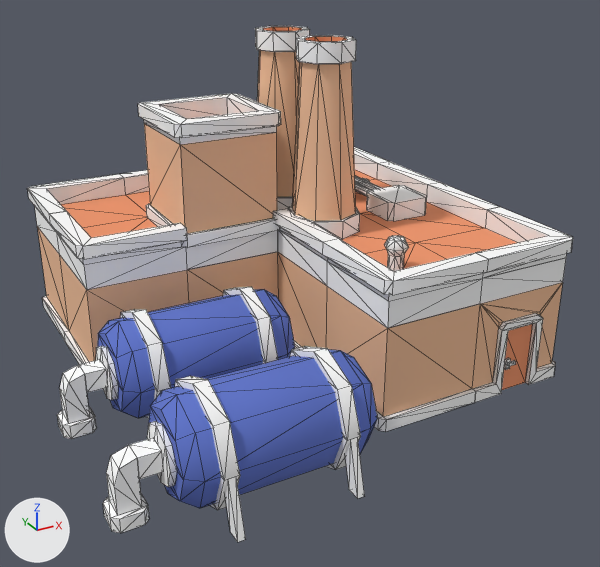
Renders of the glTF model assets/kenney/cityindustrial/building-c.glb from each side of a commit.
Camera for both pictures: a camera (50 mm lens) standing at (-1.3, -2.94, 1.66) and looking at (0.15, -0.31, 0.35). The axes (+X, +Y, +Z) are drawn at lower left. The lights are the same throughout. The older version comes first. Mesh edges are drawn as thin lines. Vertices at exactly the same position are counted once.

Before the edit, the objects in view are built like this:
```python
me_building_c = bpy.data.meshes.new('building-c')
me_building_c.from_pydata(...)  # 1183 vertices, 1778 faces; spans x -0.84..1.03, y -1.2..0.91, z 0.0..1.25
me_building_c.materials.append(mat_colormap)
ob_building_c = bpy.data.objects.new('building-c', me_building_c)
ob_building_c.location = (0.0, 0.0, 0.0)
```
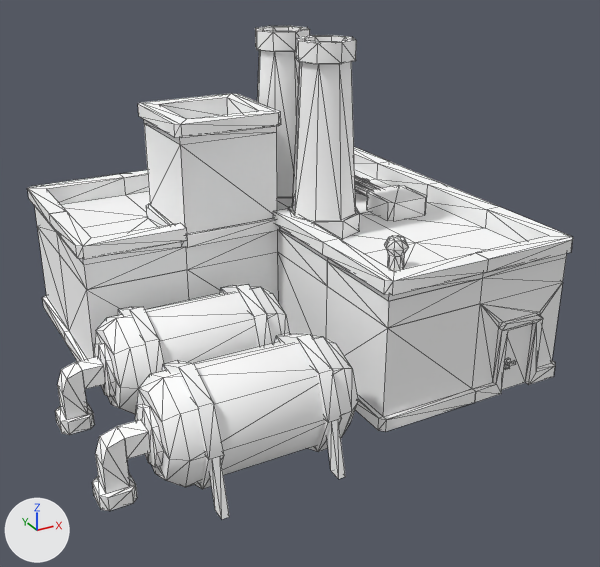
The newer file is also turned or shifted as a whole; pictures and numbers use the older file's frame.

The edits, one by one:
Material 'colormap.011' (mat_colormap_011) is new.
Its base color is (1.0, 1.0, 1.0) (white #ffffff).
Its roughness is 1.0.
me_building_c is used by ob_building_c; location (0.0, 0.0, 0.0).
me_building_c had 1183 vertices, 1778 faces and spanned x -0.84..1.03, y -1.2..0.91, z 0.0..1.25.
me_building_c now has 1151 vertices, 1778 faces and spans x -0.84..1.03, y -1.08..0.91, z 0.0..1.25.
me_building_c part 1: the loose piece of 16 vertices spanning x -0.55..-0.5, y -0.6..-0.18, z 0.0..0.42 is moved by (0.0, 0.03, 0.0), in mat_colormap_011 (white #ffffff).
me_building_c part 2: the loose piece of 16 vertices spanning x -0.14..-0.09, y -0.6..-0.18, z 0.0..0.42 is moved by (0.0, 0.03, 0.0), in mat_colormap_011 (white #ffffff).
me_building_c part 3: the loose piece of 16 vertices spanning x -0.67..-0.65, y -0.49..-0.29, z 0.11..0.31 is moved by (0.0, 0.03, 0.0), in mat_colormap_011 (white #ffffff).
me_building_c part 4: the loose piece of 32 vertices spanning x -0.84..-0.67, y -0.45..-0.33, z 0.02..0.25 is moved by (0.0, 0.03, 0.0), in mat_colormap_011 (white #ffffff).
me_building_c part 5: the loose piece of 16 vertices spanning x -0.55..-0.5, y -1.15..-0.73, z 0.0..0.42 is moved by (0.0, 0.11, 0.0), in mat_colormap_011 (white #ffffff).
me_building_c part 6: the loose piece of 16 vertices spanning x -0.14..-0.09, y -1.15..-0.73, z 0.0..0.42 is moved by (0.0, 0.11, 0.0), in mat_colormap_011 (white #ffffff).
me_building_c part 7: the loose piece of 8 vertices spanning x -0.54..-0.51, y -1.2..-1.1, z 0.02..0.21 is moved by (0.0, 0.11, 0.0), in mat_colormap_011 (white #ffffff).
me_building_c part 8: the loose piece of 8 vertices spanning x -0.13..-0.11, y -1.2..-1.1, z 0.02..0.21 is moved by (0.0, 0.11, 0.0), in mat_colormap_011 (white #ffffff).
me_building_c part 9: the loose piece of 32 vertices spanning x -0.65..0.01, y -0.58..-0.2, z 0.02..0.39 is moved by (0.0, 0.03, 0.0), in mat_colormap_011 (white #ffffff).
me_building_c part 10: the loose piece of 32 vertices spanning x -0.65..0.01, y -1.13..-0.75, z 0.02..0.39 is copied, and the copy is moved by (0.0, 0.11, 0.0), in mat_colormap_011 (white #ffffff); it spans x -0.65..0.01, y -1.01..-0.64, z 0.02..0.39.
me_building_c part 11: 5 vertices moved from x -0.65..-0.6, y -1.07..-0.81, z 0.31..0.39 to x -0.67..-0.65, y -0.9..-0.83, z 0.14..0.31; 99 vertices removed from x -0.84..0.99, y -1.13..0.71, z 0.02..0.9; 39 vertices added at x -0.84..-0.65, y -0.93..-0.73, z 0.02..0.28.
me_building_c part 12: 1255 faces spanning x -0.82..1.03, y -0.91..0.91, z 0.0..1.25 switch from mat_colormap to mat_colormap_011 (white #ffffff).
Other edits to the shape of me_building_c do not show in these pictures.

Boxes [x1, y1, x2, y2] around the edits, measured in the pictures (600 x 567 px; the box of a moved part takes in the faces that stretch with it):
'building-c', reshaped
    before: [27, 26, 573, 542]
    after: [27, 26, 573, 519]
part 1 of me_building_c, moved or reshaped
    before: [120, 309, 171, 418]
    after: [118, 307, 164, 374]
part 2 of me_building_c, moved or reshaped
    before: [223, 287, 278, 364]
    after: [220, 284, 272, 347]
part 3 of me_building_c, moved or reshaped
    before: [96, 346, 118, 400]
    after: [94, 343, 116, 397]
part 4 of me_building_c, moved or reshaped
    before: [57, 359, 108, 439]
    after: [55, 356, 106, 435]
part 5 of me_building_c, moved or reshaped
    before: [175, 376, 240, 510]
    after: [162, 360, 224, 489]
part 6 of me_building_c, moved or reshaped
    before: [290, 346, 361, 470]
    after: [274, 333, 342, 452]
part 7 of me_building_c, moved or reshaped
    before: [225, 477, 245, 542]
    after: [209, 456, 229, 519]
part 8 of me_building_c, moved or reshaped
    before: [345, 437, 364, 498]
    after: [327, 420, 345, 479]
part 9 of me_building_c, moved or reshaped
    before: [98, 289, 295, 418]
    after: [95, 287, 289, 414]
part 10 of me_building_c, added
    after: [137, 336, 358, 487]
part 11 of me_building_c, cut back
    before: [59, 120, 566, 533]
    after: [92, 404, 163, 511]
part 12 of me_building_c, recoloured (lighter)
    before: [37, 26, 563, 430]
    after: [37, 26, 563, 511]
